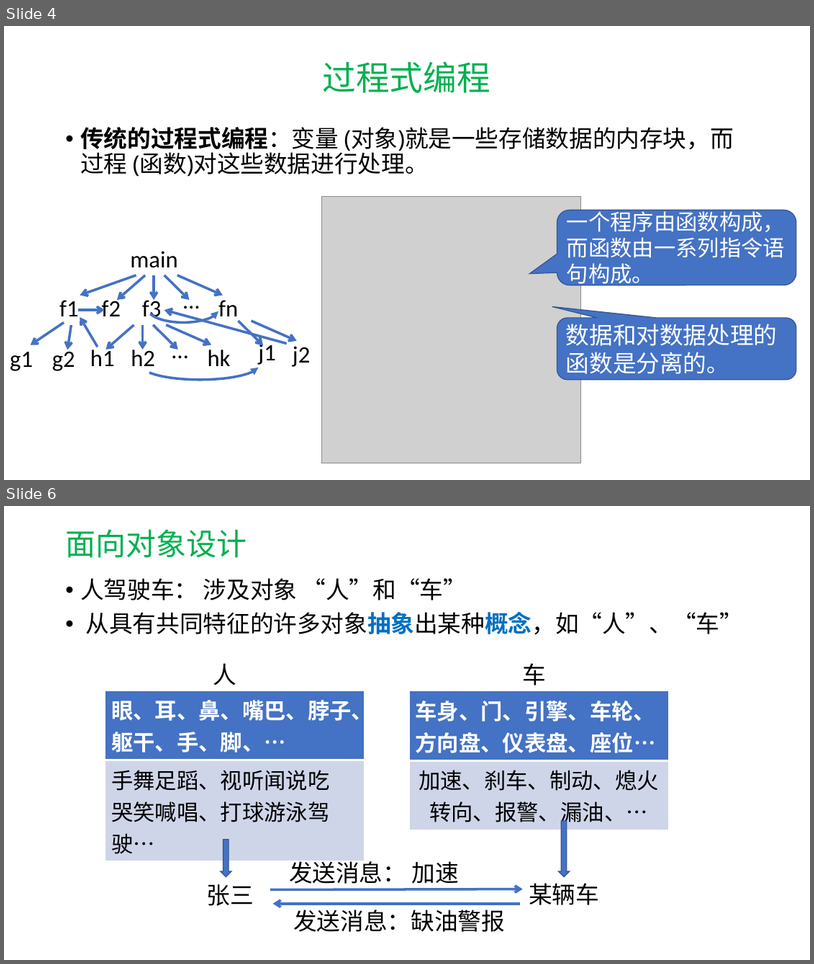
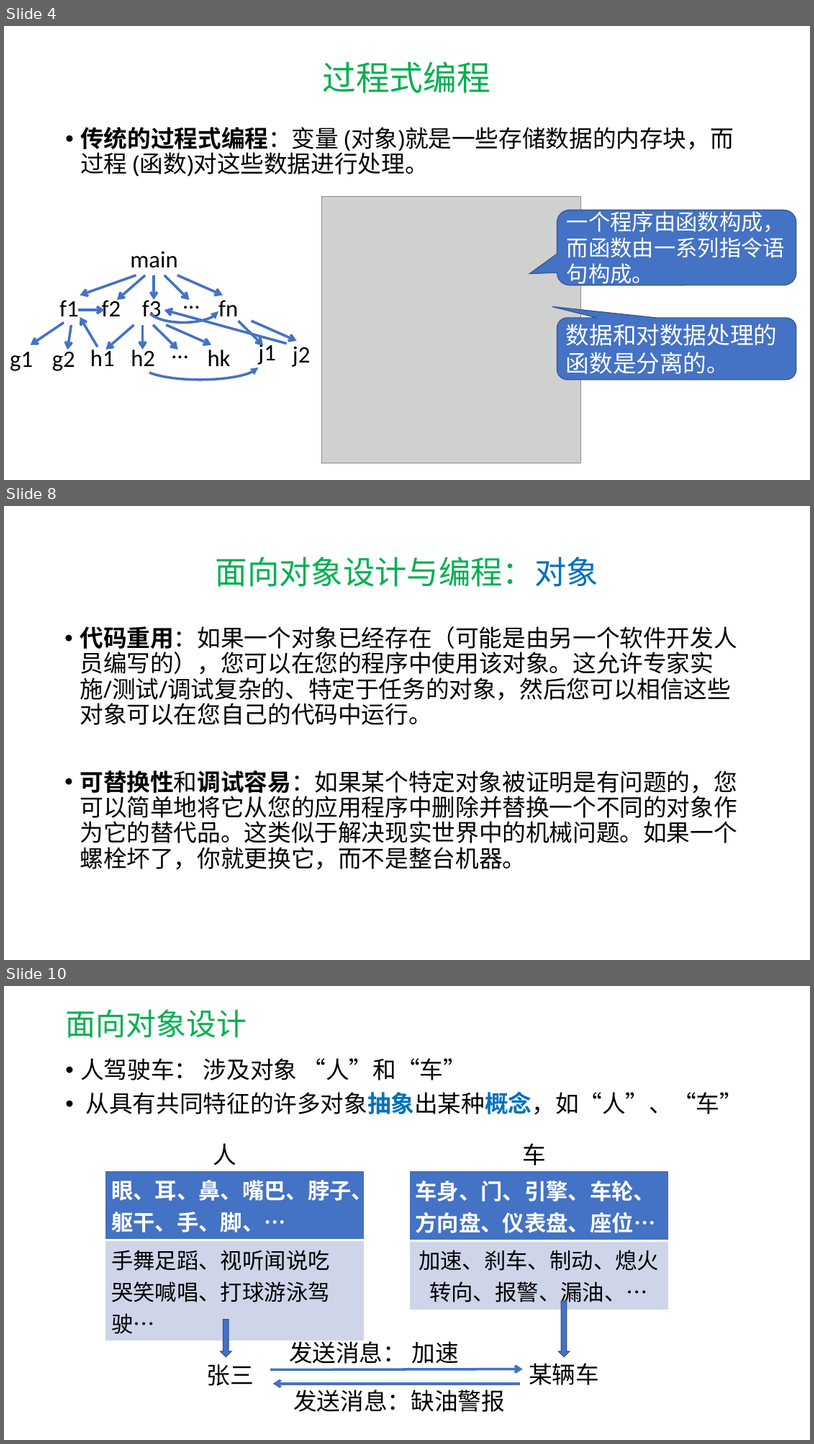
Before and after one commit to hwdong-net/cplusplus17, a slide deck: ppt/第7章 类和对象.pptx. Shown one above the other, each under a label of ours: slides 4 and 6 before the commit, slides 4, 8 and 10 after it; the slides between them are not shown. The pictures are 814x964 and 814x1444 pixels, drawn with LibreOffice and Linux fonts; fonts in the diff are those of the drawing; grey boxes stand for pictures. Boxes give left, top, right and bottom in pixels: in the first picture for what was removed or moved away, otherwise in the second. Text is boxed around its words. In the diff, an @@ line names an element or a change of style, - is before the commit and + after.

```diff
--- a/ppt/第7章 类和对象.pptx
+++ b/ppt/第7章 类和对象.pptx
@@ slide 8 added at bbox=[4, 506, 810, 960], background #FFFFFF @@
@@ title added at bbox=[216, 556, 599, 587], 38 pt, text #00B050 @@
+面向对象设计与编程：对象
@@ text added at bbox=[80, 626, 737, 870], 28 pt, text #000000 @@
+• 代码重用：如果一个对象已经存在（可能是由另一个软件开发人员编写的），您可以在您的程序中使用该对象。这允许专家实施/测试/调试复杂的、特定于任务的对象，然后您可以相信这些对象可以在您自己的代码中运行。
+• 可替换性和调试容易：如果某个特定对象被证明是有问题的，您可以简单地将它从您的应用程序中删除并替换一个不同的对象作为它的替代品。这类似于解决现实世界中的机械问题。如果一个螺栓坏了，你就更换它，而不是整台机器。
@@ what was slide 6 is now slide 10 @@
```
Also in this commit, not shown: 1 slide changed, 3 other slides added, 1 other file.
